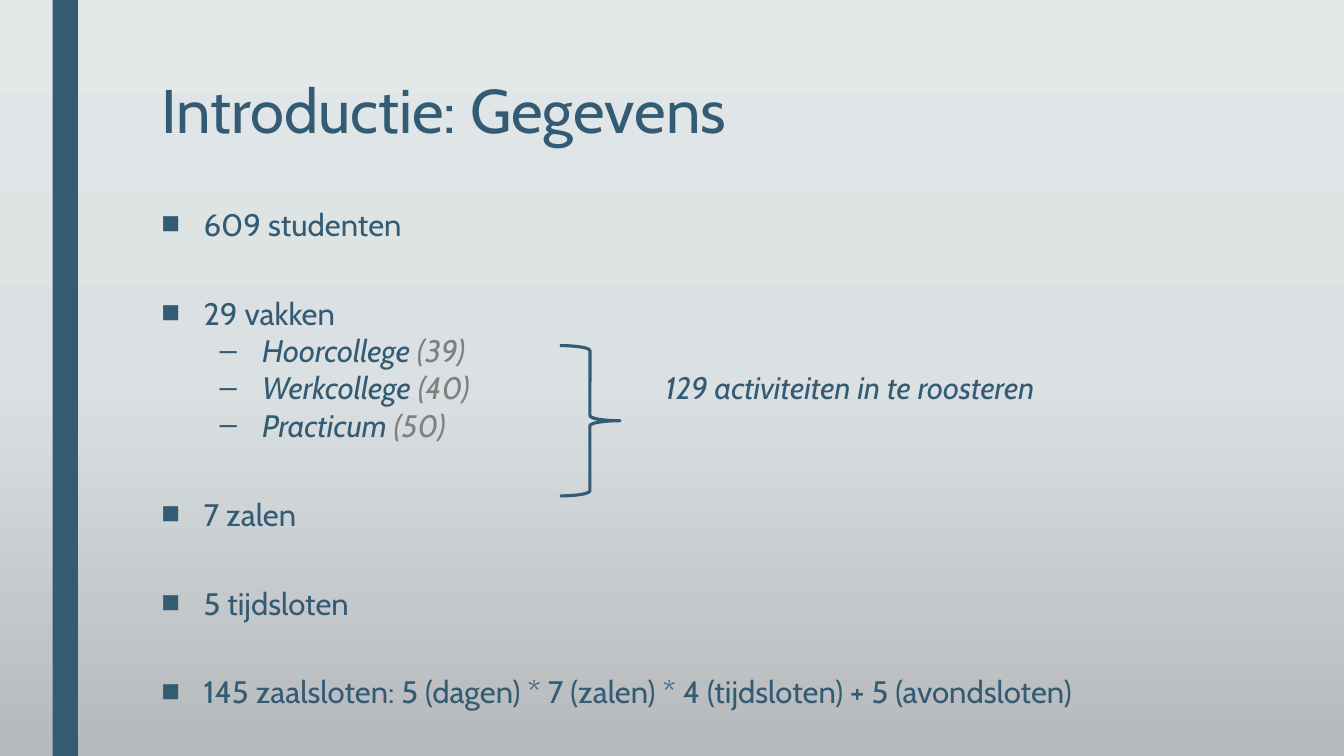
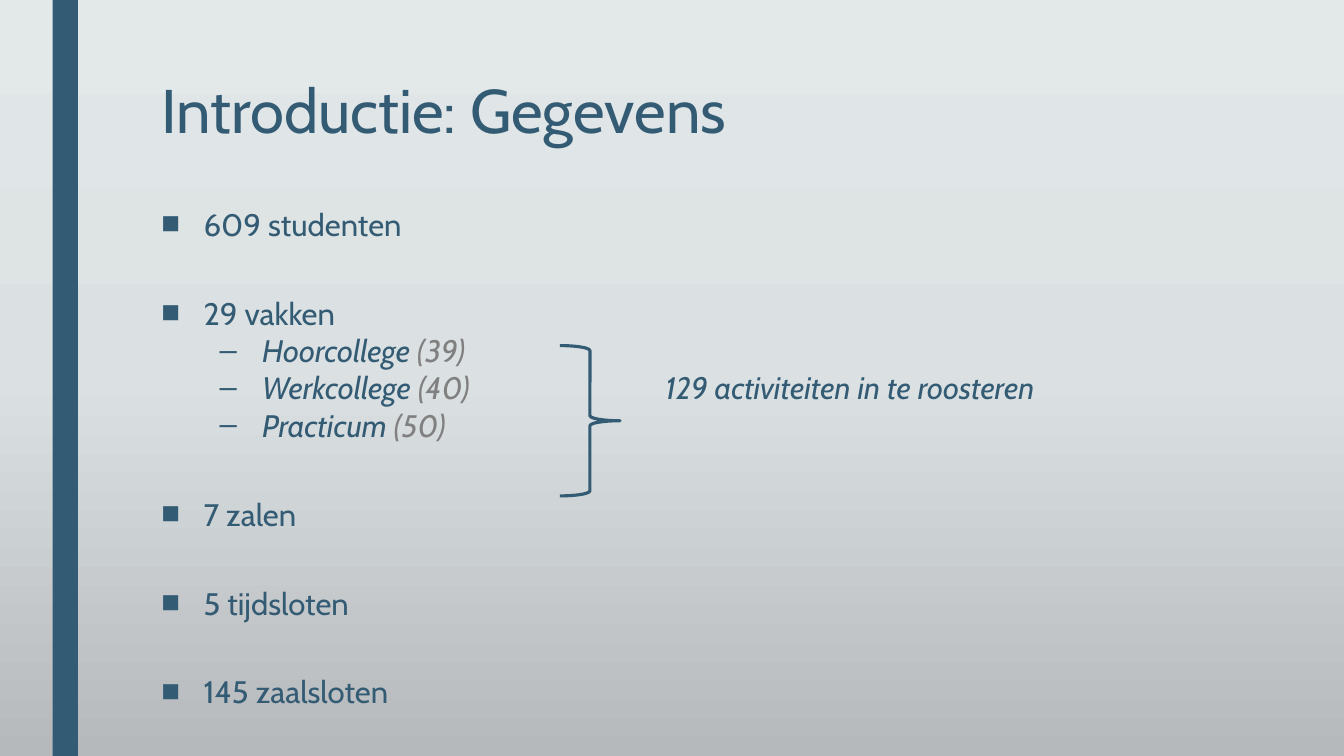
Before and after one commit to DeRoostermakers/Heuristieken, a slide deck: slide 2 of Presentaties/storyboard eindpresentatie.pptx. Drawn at 1344x756 pixels with LibreOffice and Linux fonts; fonts in the diff are those of the drawing; background and template pictures are left out. Boxes give left, top, right and bottom in pixels: in the first picture for what was removed or moved away, otherwise in the second. Text is boxed around its words. In the diff, an @@ line names an element or a change of style, - is before the commit and + after.

```diff
--- a/Presentaties/storyboard eindpresentatie.pptx
+++ b/Presentaties/storyboard eindpresentatie.pptx
@@ text at (204, 680, 388, 704): text changed @@
-■ 145 zaalsloten: 5 (dagen) * 7 (zalen) * 4 (tijdsloten) + 5 (avondsloten)
+■ 145 zaalsloten
```
Also in this commit, not shown: 3 other slides changed, 10 slides added, 3 slides removed, 6 other files.
